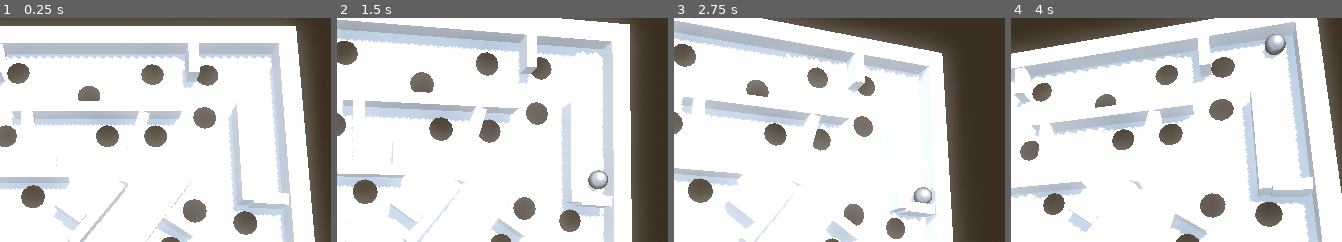
Above: before the commit, frames 1-4 (left to right).
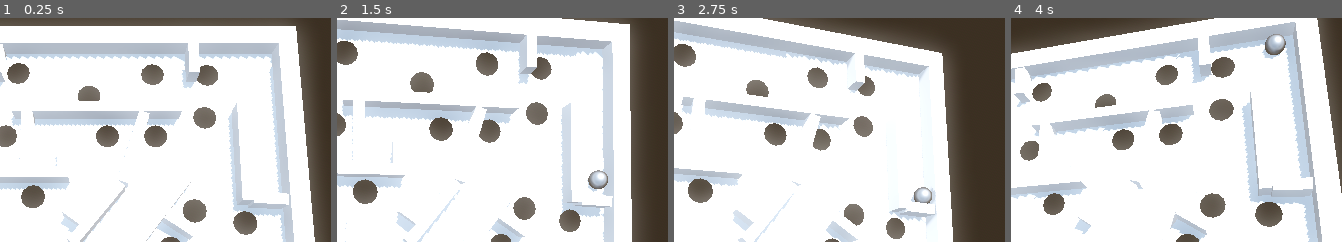
Above: after the commit, the same moments.

Repository: ChrisCrossCrash/labyrinth
Game: Godot game, scene res://scenes/game.tscn
Two runs of this game, one before a commit and one after it. Both use one fixed random seed, a clock stepped at 60 frames per second and the inputs below.
Inputs:
- Up to frame 1 (0.25 s): no input
- Up to frame 2 (1.5 s): hold Right (right) 0.53-1.28 s; hold Down (backward) from 1.28 s (still down)
- Up to frame 3 (2.75 s): release Down (backward) at 2.03 s; hold Right (right) from 2.03 s (still down)
- Up to frame 4 (4 s): release Right (right) at 2.78 s; hold W (forward) 2.78-3.53 s; hold Left (left) from 3.53 s (still down)
The pictures show only the part of the screen within x 28-78%, y 4-54%; the shares and areas given below are measured in that part.

The runs differ from the first frame. In frame 1, 0.2% of the frame differs, in the area x 16-27%, y 83-96%; in frame 2, 0.3%, in the area x 15-26%, y 83-96%; in frame 3, 0.3%; in frame 4, 0.2%.

Commit message:
Add reinforcement to prevent falling through

Diff:
--- a/scenes/platform.tscn
+++ b/scenes/platform.tscn
@@ -912,6 +912,9 @@
 [sub_resource type="ConcavePolygonShape3D" id="ConcavePolygonShape3D_gvvot"]
 data = PackedVector3Array(0.037534133, -0.05048412, -0.43933237, 0.026218873, 0.05048412, 0.06500792, 0.037534133, 0.05 …(1283 unchanged characters)…
 
+[sub_resource type="BoxShape3D" id="BoxShape3D_ba0x2"]
+size = Vector3(0.18267822, 0.1126709, 0.22167969)
+
 [node name="platform" type="Node3D"]
 script = ExtResource("1_ba0x2")
 
@@ -1113,7 +1116,7 @@
 shape = SubResource("ConcavePolygonShape3D_kjq6l")
 
 [node name="Cube_017" type="MeshInstance3D" parent="."]
-transform = Transform3D(1, 0, 0, 0, 1, 0, 0, 0, 1, -0.15934952, -0.049999997, -0.0073392224)
+transform = Transform3D(1, 0, 0, 0, 1, 0, 0, 0, 1, -0.119945765, -0.049999997, 0.030008154)
 mesh = SubResource("ArrayMesh_w8w3x")
 skeleton = NodePath("")
 
@@ -1199,3 +1202,10 @@
 
 [node name="CollisionShape3D" type="CollisionShape3D" parent="Cube_024/AnimateableBody3D"]
 shape = SubResource("ConcavePolygonShape3D_gvvot")
+
+[node name="StartPosReinforcement" type="AnimatableBody3D" parent="."]
+transform = Transform3D(1, 0, 0, 0, 1, 0, 0, 0, 1, 0.7857815, -0.15733437, -0.2040604)
+sync_to_physics = false
+
+[node name="CollisionShape3D" type="CollisionShape3D" parent="StartPosReinforcement"]
+shape = SubResource("BoxShape3D_ba0x2")
Not shown: 1 places in scenes/platform.tscn that only renumber resources
